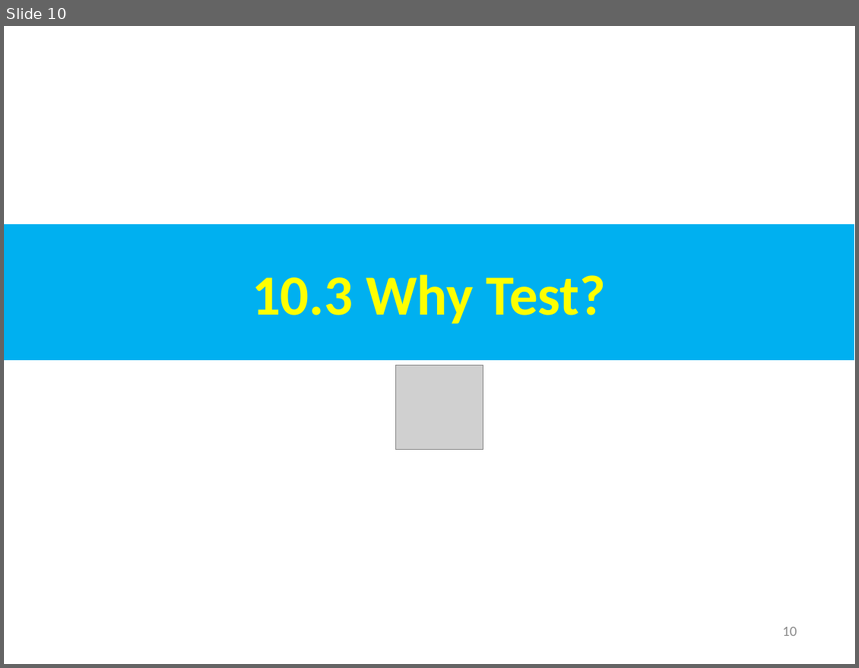
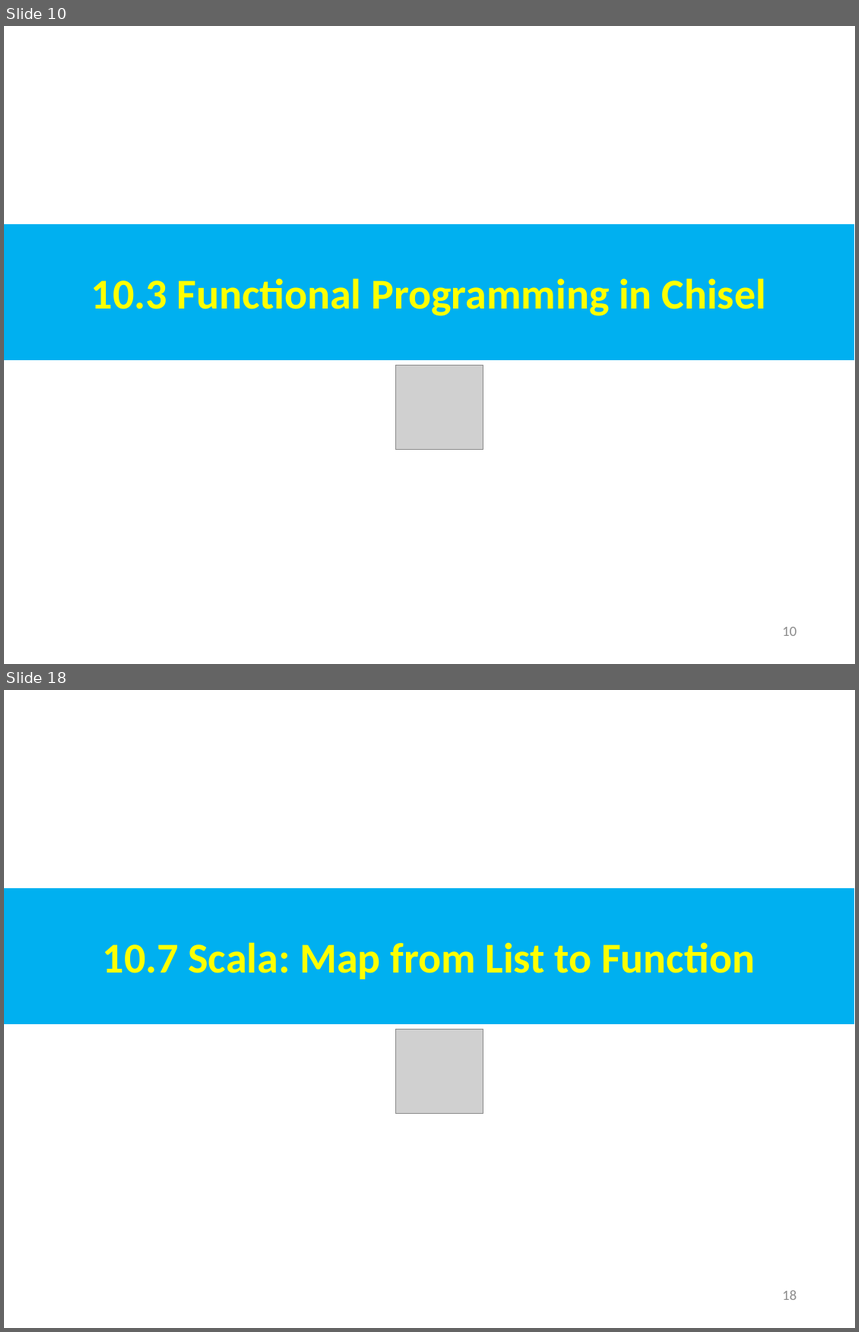
Before and after one commit to peterhchen/AIU_CS800_Chisel, a slide deck: 500_UCSC_HWD/010_IntroFP/000_Video/010.IntroFP.ppt. Shown one above the other, each under a label of ours: slide 10 before the commit, slides 10 and 18 after it; the slides between them are not shown. The pictures are 859x668 and 859x1332 pixels, drawn with LibreOffice and Linux fonts; fonts in the diff are those of the drawing; grey boxes stand for pictures. Boxes give left, top, right and bottom in pixels: in the first picture for what was removed or moved away, otherwise in the second. Text is boxed around its words. In the diff, an @@ line names an element or a change of style, - is before the commit and + after.

```diff
--- a/500_UCSC_HWD/010_IntroFP/000_Video/010.IntroFP.ppt
+++ b/500_UCSC_HWD/010_IntroFP/000_Video/010.IntroFP.ppt
@@ slide 18 added at [4,690,855,1328], background #FFFFFF @@
@@ rectangle added at [4,888,854,1024], fill #00B0F0, 36 pt, text #FFFF00, bold @@
+10.7 Scala: Map from List to Function
@@ picture added at [396,1030,484,1114] @@
@@ page number added at [782,1290,797,1300], 12 pt, text #8B8B8B @@
+18
@@ slide 10 changed as well @@
@@ text in rectangle at [91,278,767,316]: text changed; size 48 to 36 pt @@
-10.3 Why Test?
+10.3 Functional Programming in Chisel
```
Also in this commit, not shown: 6 other slides changed, 20 other slides added, 1 slide removed.
